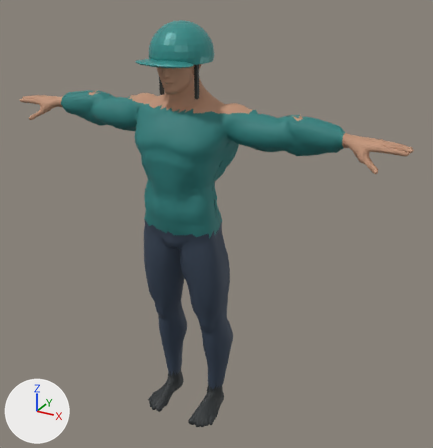
A saved change to the glTF model public/assets/ch0/p1/models/driver_candidate.glb.
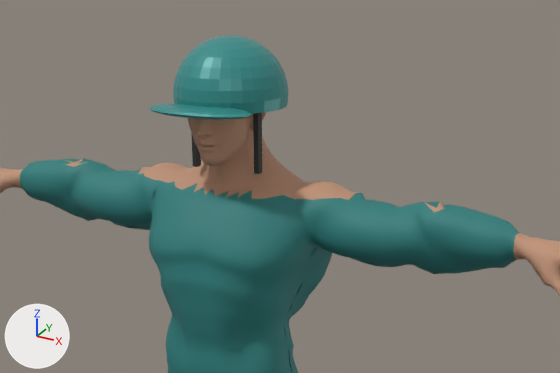
There are two pictures of each version: one whole from a 50 mm lens placed at (1.303, -2.056, 2.06), pointed at (0.116, 0.102, 0.98), one close up on the part from 12% to 85% of the width and 0% to 47% of the height. Every picture has the same lights, and +X, +Y and +Z are marked at lower left. The older version's two pictures come first. Vertices at exactly the same position are counted once.

The first close-up shows 'SuperHero_Male', 'candidate_open_face_helmet', 'helmet_brim', 'helmet_strap.001' and 1 more.
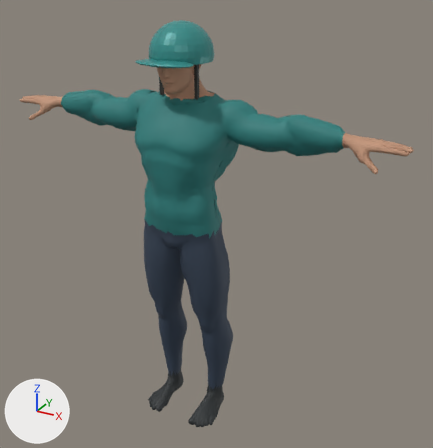
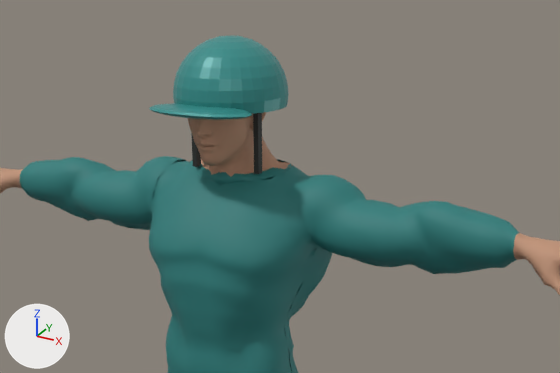
What differs and where, as boxes (x1, y1, x2, y2) in the close-ups (560 x 373 px; the box of a moved part takes in the faces that stretch with it):
'SuperHero_Male', reshaped: (0, 112, 560, 373) in both
part 1 of me_sphere_005_retopology_004, moved or reshaped: before (137, 162, 348, 212); after (136, 156, 349, 213)
part 2 of me_sphere_005_retopology_004, moved or reshaped: (421, 201, 457, 223) in both
part 3 of me_sphere_005_retopology_004, moved or reshaped: before (57, 159, 95, 174); after (57, 157, 95, 174)
part 4 of me_sphere_005_retopology_004, recoloured: before (65, 159, 445, 212); after (66, 156, 453, 212)

Patch to the scene script:
```diff
--- a/public/assets/ch0/p1/models/driver_candidate.glb.py
+++ b/public/assets/ch0/p1/models/driver_candidate.glb.py
@@ mat_candidate_skin @@
 n0 = _N.new('ShaderNodeBsdfPrincipled'); n0.name = 'Principled BSDF'
+n0.inputs[0].default_value = (0.52, 0.285, 0.18, 1.0)  # 'Base Color', brown #bf9176
 n0.inputs[2].default_value = 0.7  # 'Roughness'
 n1 = _N.new('ShaderNodeOutputMaterial'); n1.name = 'Material Output'
-n2 = _N.new('ShaderNodeMix'); n2.name = 'Mix'
-n2.data_type = 'RGBA'
-n2.blend_type = 'MULTIPLY'
-n2.inputs[0].default_value = 1.0  # 'Factor'
-n2.inputs[7].default_value = (0.52, 0.285, 0.18, 1.0)  # 'B', brown #bf9176
-n3 = _N.new('ShaderNodeVertexColor'); n3.name = 'Color Attribute'
 _L.new(n0.outputs[0], n1.inputs[0])  # 'BSDF' to 'Surface'
-_L.new(n2.outputs[2], n0.inputs[0])  # 'Result' to 'Base Color'
-_L.new(n3.outputs[0], n2.inputs[6])  # 'Color' to 'A'
@@ mat_candidate_teal_fabric @@
 n0 = _N.new('ShaderNodeBsdfPrincipled'); n0.name = 'Principled BSDF'
+n0.inputs[0].default_value = (0.022, 0.205, 0.195, 1.0)  # 'Base Color', cyan #297d7a
 n0.inputs[2].default_value = 0.65  # 'Roughness'
 n1 = _N.new('ShaderNodeOutputMaterial'); n1.name = 'Material Output'
-n2 = _N.new('ShaderNodeMix'); n2.name = 'Mix'
-n2.data_type = 'RGBA'
-n2.blend_type = 'MULTIPLY'
-n2.inputs[0].default_value = 1.0  # 'Factor'
-n2.inputs[7].default_value = (0.022, 0.205, 0.195, 1.0)  # 'B', cyan #297d7a
-n3 = _N.new('ShaderNodeVertexColor'); n3.name = 'Color Attribute'
 _L.new(n0.outputs[0], n1.inputs[0])  # 'BSDF' to 'Surface'
-_L.new(n2.outputs[2], n0.inputs[0])  # 'Result' to 'Base Color'
-_L.new(n3.outputs[0], n2.inputs[6])  # 'Color' to 'A'
@@ me_sphere_005_retopology_004 @@
-me_sphere_005_retopology_004.from_pydata(...)  # 6481 vertices, 12566 faces; spans x -0.93..0.93, y -0.14..0.18, z -0.01..1.81
+me_sphere_005_retopology_004.from_pydata(...)  # 6522 vertices, 12566 faces; spans x -0.93..0.93, y -0.14..0.18, z -0.01..1.81
+# me_sphere_005_retopology_004 part 1: 100 vertices moved from x -0.27..0.27, y -0.03..0.14, z 1.51..1.55 to x -0.28..0.28, y -0.04..0.16, z 1.51..1.57; 56 vertices removed from x -0.19..0.19, y -0.03..0.12, z 1.51..1.55; 97 vertices added at x -0.2..0.2, y -0.04..0.14, z 1.51..1.56
+# me_sphere_005_retopology_004 part 2: 4 vertices moved from x 0.49..0.51, y 0.05..0.08, z 1.51 to x 0.49..0.51, y 0.04..0.08, z 1.52..1.53
+# me_sphere_005_retopology_004 part 3: 4 vertices moved from x -0.51..-0.49, y 0.05..0.08, z 1.51 to x -0.51..-0.49, y 0.04..0.08, z 1.52..1.53
+# me_sphere_005_retopology_004 part 4: 137 faces spanning x -0.54..0.54, y -0.06..0.16, z 1.5..1.56 switch from mat_candidate_skin to mat_candidate_teal_fabric (cyan #297d7a)
 me_sphere_005_retopology_004.materials.append(mat_candidate_navy_fabric)
```
